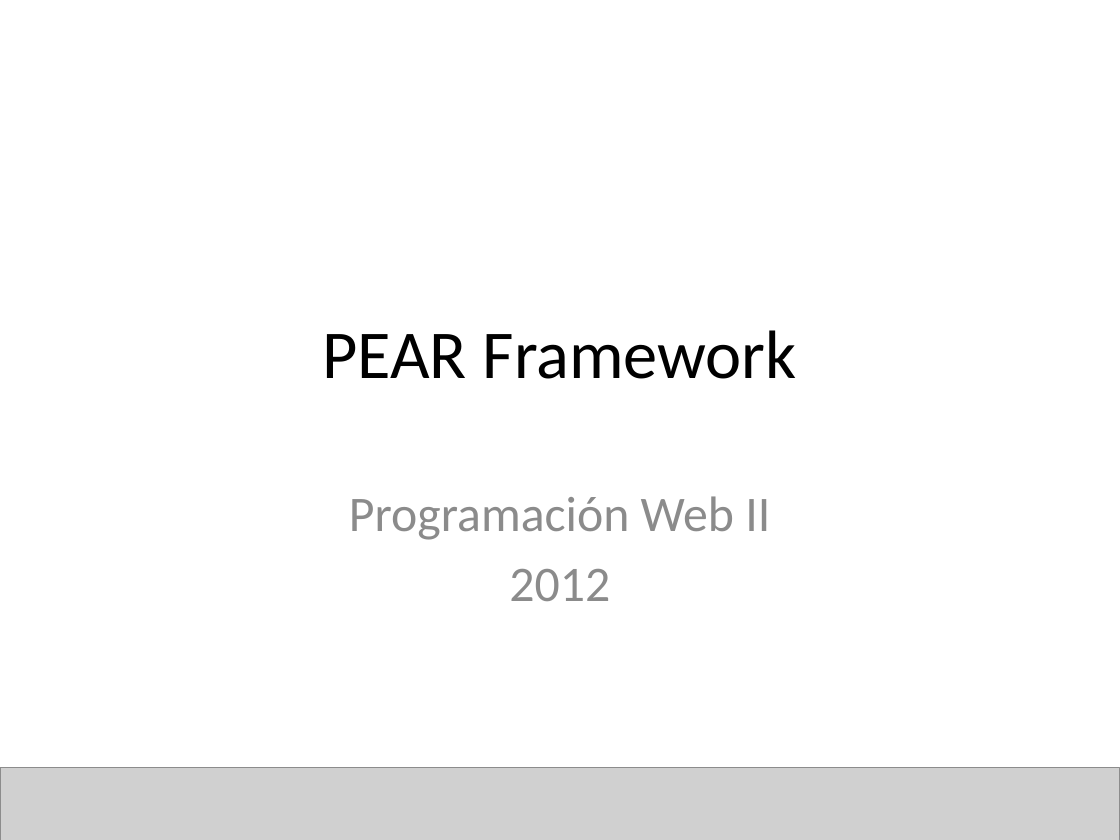
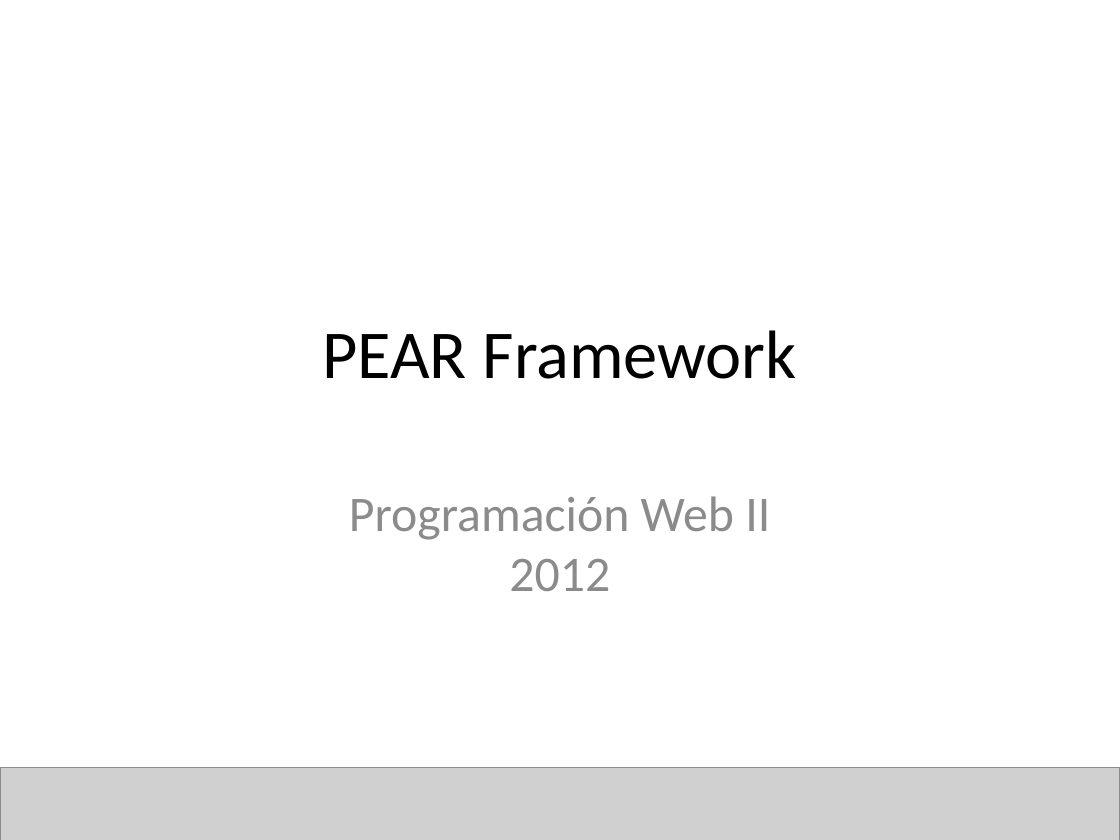
Before and after one commit to Unicen-Tuari/ProgramacionWeb2-2012, a slide deck: slide 1 of Clases/Pear/Introduccion a Pear.pptx. Drawn at 1120x840 pixels with LibreOffice and Linux fonts; fonts in the diff are those of the drawing; grey boxes stand for pictures. Boxes give left, top, right and bottom in pixels: in the first picture for what was removed or moved away, otherwise in the second. Text is boxed around its words. In the diff, an @@ line names an element or a change of style, - is before the commit and + after.

```diff
--- a/Clases/Pear/Introduccion a Pear.pptx
+++ b/Clases/Pear/Introduccion a Pear.pptx
@@ text "Programación Web II" at (349,496,770,591): text colour #8C8C8C to #8B8B8B; less space between paragraphs @@
```
Also in this commit, not shown: 29 other slides changed, 27 other files.
